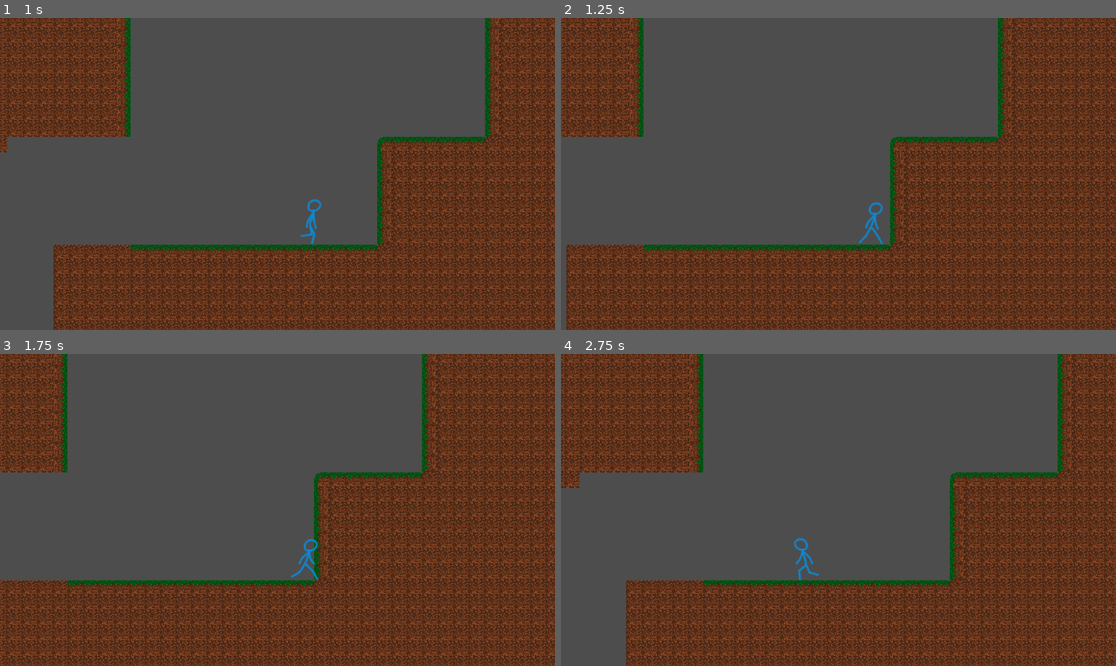
Above: before the commit, frames 1-4 (two rows, left to right).
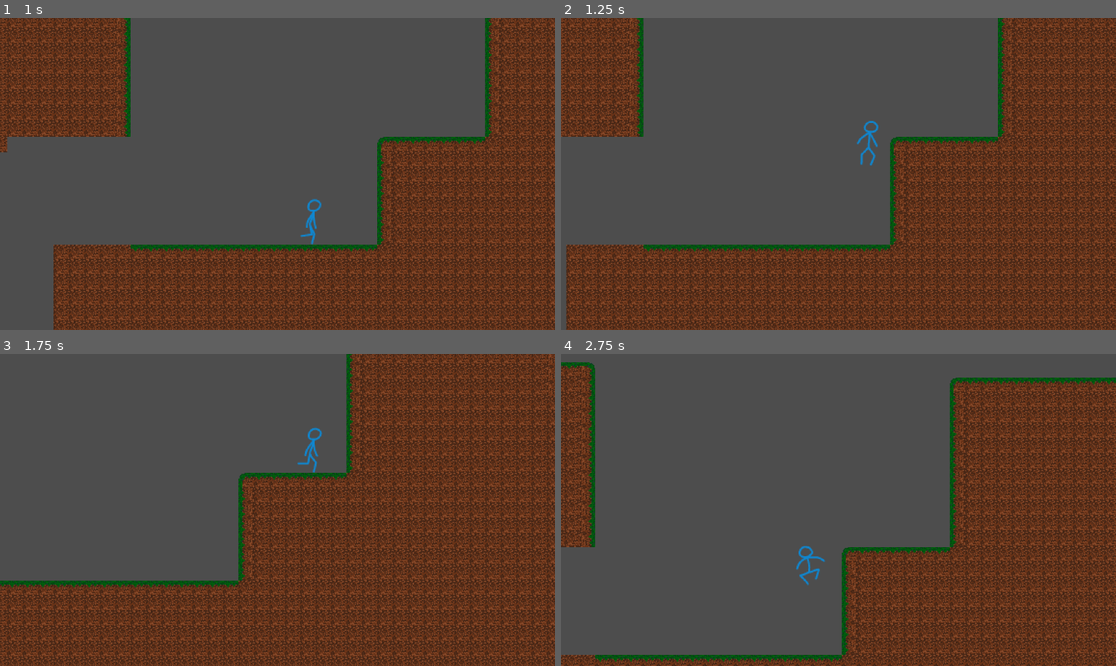
Above: after the commit, the same moments.

Repository: Chaotic-Legend/Silksong-Movement-Tutorial
Game: Godot game, scene res://assets/scenes/levels/pixel_level.tscn
Same seed, same stepped clock (60 frames per second), same inputs: the game is played once before the commit and once after it. Before the commit the project has no main scene; this scene is started directly in both runs.
Inputs:
- Up to frame 1 (1 s): hold D (move_right) from 0.53 s (still down); tap Space (jump) at 0.6, 0.77 s
- Up to frame 2 (1.25 s): keep holding D (move_right); tap Space (jump) at 1.07 s
- Up to frame 3 (1.75 s): keep holding D (move_right); tap Space (jump) at 1.35, 1.52 s
- Up to frame 4 (2.75 s): tap Space (jump) at 1.82, 2.1 s; release D (move_right) at 2.03 s; hold A (move_left) from 2.03 s (still down)

Frame 1 is identical in both runs. In frame 2, 0.3% of the frame differs, in the area x 53-59%, y 32-73%; in frame 3, 37%; in frame 4, 42%, in the area x 0-100%, y 0-100%.

Commit message:
Updated the script to implement the jump state.

Diff:
--- a/assets/prefabs/player/player_controller(pixel).tscn
+++ b/assets/prefabs/player/player_controller(pixel).tscn
@@ -490,3 +490,9 @@
 drag_top_margin = 0.7
 drag_right_margin = 0.1
 drag_bottom_margin = 0.1
+
+[node name="CoyoteTimer" type="Timer" parent="." unique_id=281545573]
+unique_name_in_owner = true
+process_callback = 0
+wait_time = 0.2
+one_shot = true
--- a/assets/scenes/levels/pixel_level.tscn
+++ b/assets/scenes/levels/pixel_level.tscn
@@ -1,14 +1,14 @@
-[gd_scene load_steps=3 format=4 uid="uid://da84ajuoi0pue"]
+[gd_scene format=4 uid="uid://da84ajuoi0pue"]
 
 [ext_resource type="TileSet" uid="uid://dfd2c8fehjle1" path="res://assets/resources/tilesets/simple_terrain.tres" id="1_hpxiy"]
 [ext_resource type="PackedScene" uid="uid://bimrbusqh5ikp" path="res://assets/prefabs/player/player_controller(pixel).tscn" id="2_jm60u"]
 
-[node name="PixelLevel" type="Node2D"]
+[node name="PixelLevel" type="Node2D" unique_id=2031167486]
 
-[node name="TileMapLayer" type="TileMapLayer" parent="."]
+[node name="TileMapLayer" type="TileMapLayer" parent="." unique_id=1368014322]
 texture_filter = 1
 tile_map_data = PackedByteArray("AADn/97/AAABAAAAAADn/9//AAACAAAAAADn/+D/AAACAAAAAADn/+H/AAACAAAAAADn/+L/AAACAAAAAADn/+ …(53408 unchanged characters)…
 tile_set = ExtResource("1_hpxiy")
 
-[node name="PlayerController" parent="." instance=ExtResource("2_jm60u")]
+[node name="PlayerController" parent="." unique_id=1740025079 instance=ExtResource("2_jm60u")]
 position = Vector2(0, -50)
--- a/assets/scripts/player/player_controller(pixel).gd
+++ b/assets/scripts/player/player_controller(pixel).gd
@@ -13,8 +13,11 @@
 const FALL_GRAVITY := 1500.0
 const FALL_VELOCITY := 500.0
 const WALK_VELOCITY := 200.0
+const JUMP_VELOCITY := -600.0
+const JUMP_DECELERATION := 1500.0
 
 @onready var animated_sprite: AnimatedSprite2D = %AnimatedSprite
+@onready var coyote_timer: Timer = %CoyoteTimer
 
 var active_state := STATE.FALL
 
@@ -26,12 +29,20 @@
 	move_and_slide()
 
 func switch_state(to_state: STATE) -> void:
+	var previous_state := active_state
 	active_state = to_state
 
 	# State specific things that need to run only once upon entering the next state.
 	match active_state:
 		STATE.FALL:
 			animated_sprite.play("fall")
+			if previous_state == STATE.FLOOR:
+				coyote_timer.start()
+
+		STATE.JUMP:
+			animated_sprite.play("jump")
+			velocity.y = JUMP_VELOCITY
+			coyote_timer.stop()
 
 func process_state(delta: float) -> void:
 	match active_state:
@@ -41,6 +52,8 @@
 
 			if is_on_floor():
 				switch_state(STATE.FLOOR)
+			elif Input.is_action_just_pressed("jump") and coyote_timer.time_left > 0:
+				switch_state(STATE.JUMP)
 
 		STATE.FLOOR:
 			if Input.get_axis("move_left", "move_right"):
@@ -51,8 +64,17 @@
 
 			if not is_on_floor():
 				switch_state(STATE.FALL)
+			elif Input.is_action_just_pressed("jump"):
+				switch_state(STATE.JUMP)
 
-func  handle_movement() -> void:
+		STATE.JUMP:
+			velocity.y = move_toward(velocity.y, 0, JUMP_DECELERATION * delta)
+			handle_movement()
+
+			if Input.is_action_just_released("jump") or velocity.y >= 0:
+				switch_state(STATE.FALL)
+
+func handle_movement() -> void:
 	var input_direction := signf(Input.get_axis("move_left", "move_right"))
 	if input_direction:
 		animated_sprite.flip_h = input_direction < 0
--- a/project.godot
+++ b/project.godot
@@ -11,6 +11,7 @@
 [application]
 
 config/name="Silksong Movement Tutorial"
+run/main_scene="uid://da84ajuoi0pue"
 config/features=PackedStringArray("4.6", "Forward Plus")
 config/icon="res://icon.svg"
 
